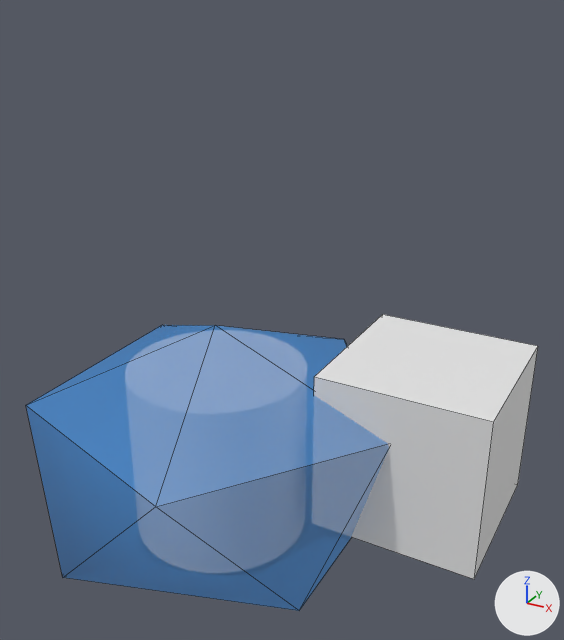
One commit to the Blender file examples/bevy_gltf_blueprints/multiple_levels_multiple_blendfiles/art/common.blend: the scene before it, then after it.
The view is the same before and after, from a 50 mm camera at (1.86, -2.75, 2.12) aimed at (0.31, 0.08, 0.71). Arrows for +X, +Y and +Z are at lower right; the lights stay in place. Mesh edges are drawn as thin lines. The same objects are shown in both versions, whatever each file hides.
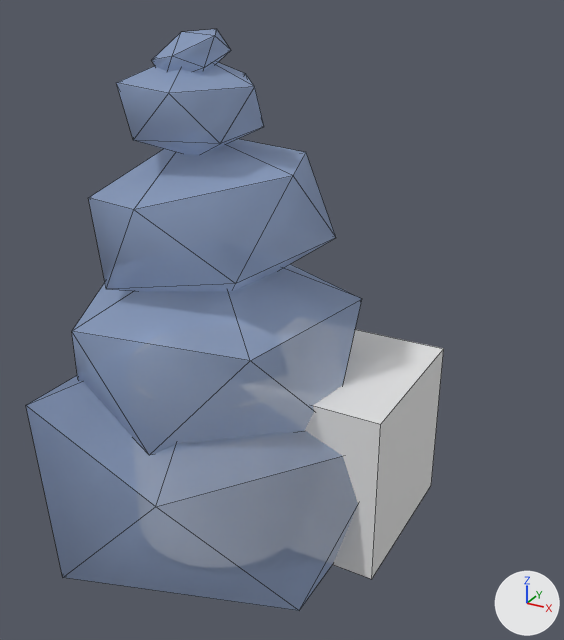
Pixel boxes [x1, y1, x2, y2] of what changed, in the pictures (564 x 640 px):
'Icosphere', recoloured: [26, 325, 389, 611] in both
'Cube', moved: before [314, 314, 538, 579]; after [305, 330, 444, 579]
'Rock.001', shown (blue): after [72, 264, 362, 455]
'Rock.002', shown (blue): after [88, 139, 336, 292]
'Rock.003', shown (blue): after [116, 62, 264, 155]
'Rock.004', shown (blue): after [152, 29, 231, 72]

The change, as a diff of the scene's bpy script:
```diff
--- a/examples/bevy_gltf_blueprints/multiple_levels_multiple_blendfiles/art/common.blend.py
+++ b/examples/bevy_gltf_blueprints/multiple_levels_multiple_blendfiles/art/common.blend.py
@@ mat_rock @@
 mat_rock = principled_material('Rock')
-mat_rock.base_color = (0.0555, 0.317, 0.801)  # blue #4399e7
+mat_rock.base_color = (0.39, 0.519, 0.802)  # blue #a8bfe7
 mat_rock.roughness = 0.732
@@ ob_icosphere @@
 ob_icosphere.scale = (1.0, 1.0, 0.646)
+ob_icosphere.material_slots[0].link = 'OBJECT'; ob_icosphere.material_slots[0].material = mat_rock  # blue #a8bfe7
@@ ob_rock_001 @@
 ob_rock_001.instance_collection = col_rock
-ob_rock_001.hide_set(True)  # its collection is switched off
@@ ob_rock_002 @@
 ob_rock_002.instance_collection = col_rock
-ob_rock_002.hide_set(True)  # its collection is switched off
@@ ob_rock_003 @@
 ob_rock_003.instance_collection = col_rock
-ob_rock_003.hide_set(True)  # its collection is switched off
@@ ob_rock_004 @@
 ob_rock_004 = bpy.data.objects.new('Rock.004', None)
-ob_rock_004.location = (-0.052, -0.13, 1.887)
+ob_rock_004.location = (0.015, -0.118, 1.843)
 ob_rock_004.rotation_euler = (-0.388, 0.0398, 2.385)  # degrees (-22, 2.3, 137)
@@ ob_rock_004 @@
 ob_rock_004.instance_collection = col_rock
-ob_rock_004.hide_set(True)  # its collection is switched off
@@ ob_cube @@
 ob_cube = bpy.data.objects.new('Cube', me_cube)
-ob_cube.location = (0.918, 0.375, 0.128)
+ob_cube.location = (0.517, 0.196, 0.096)
 ob_cube.scale = (0.394, 0.394, 0.394)
```
